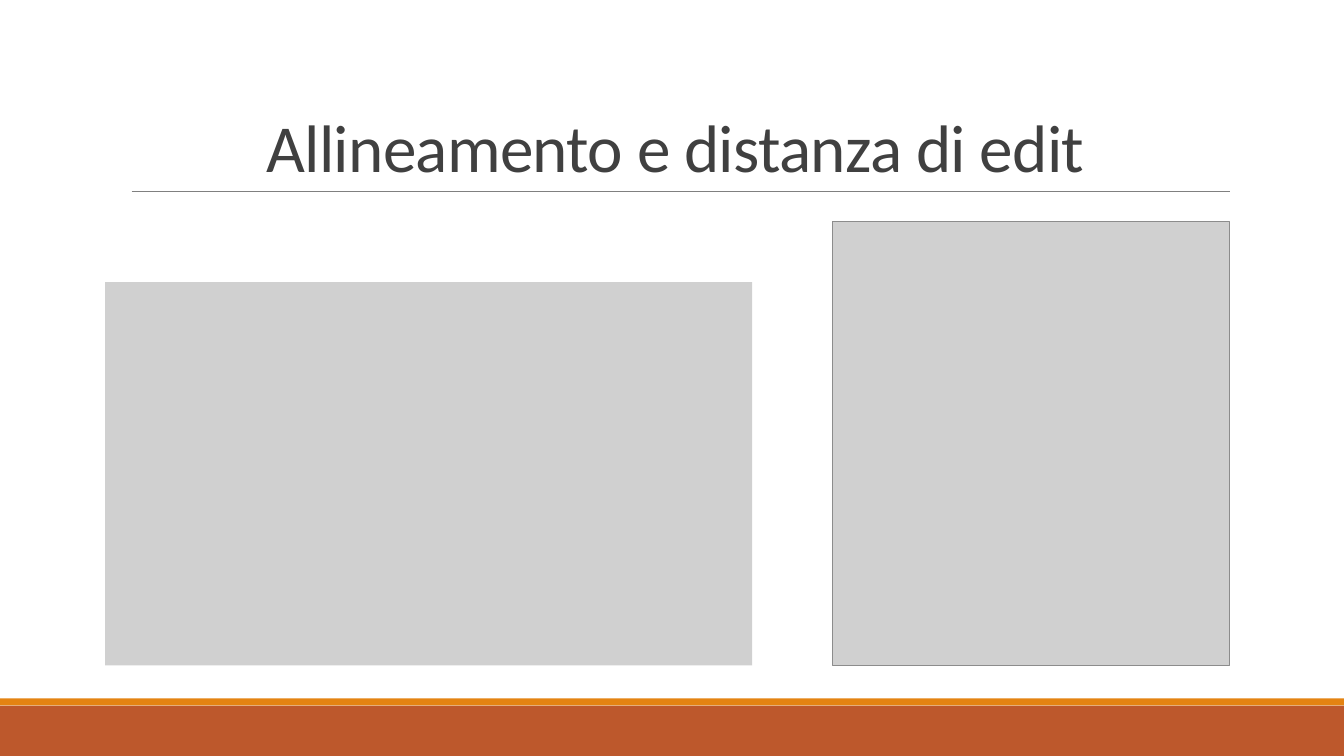
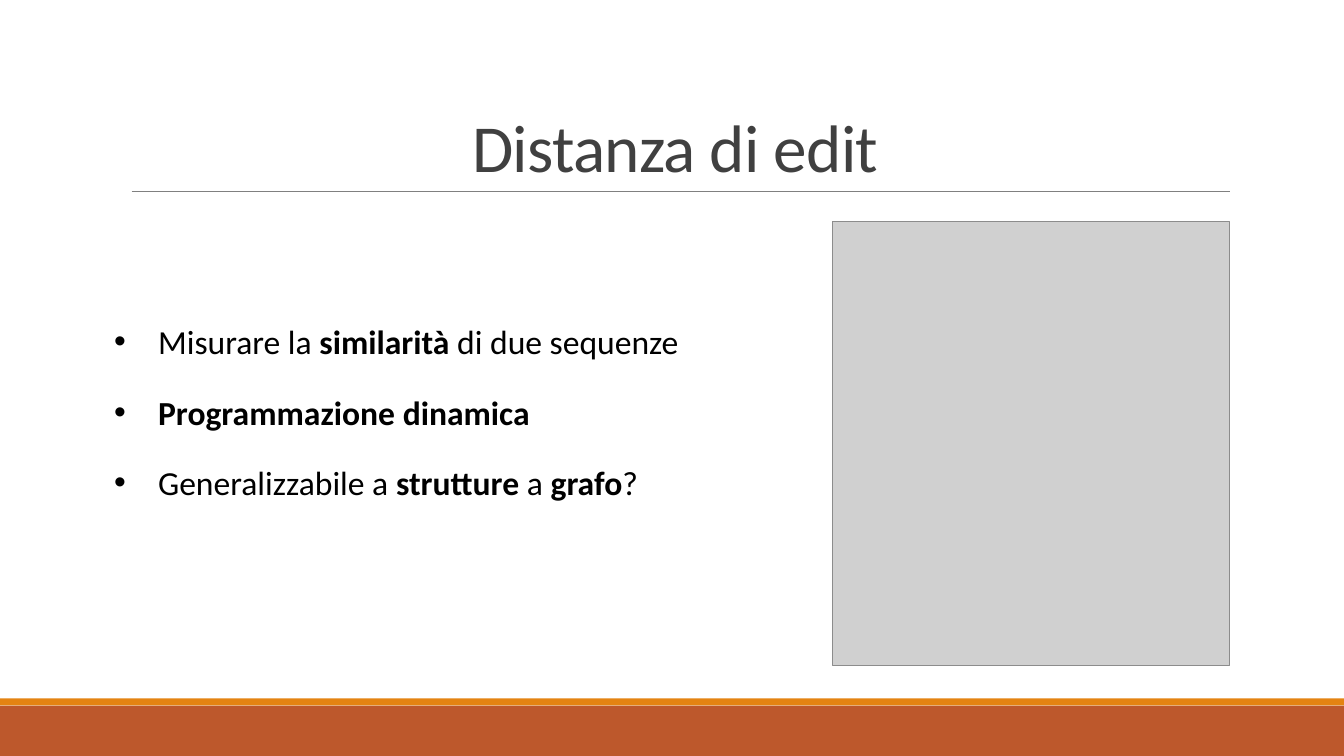
Before and after one commit to iFoxz17/WF_Recgraph, a slide deck: slide 3 of thesis_presentation.pptx. Drawn at 1344x756 pixels with LibreOffice and Linux fonts; fonts in the diff are those of the drawing; grey boxes stand for pictures; background and template pictures are left out. Boxes give left, top, right and bottom in pixels: in the first picture for what was removed or moved away, otherwise in the second. Text is boxed around its words. In the diff, an @@ line names an element or a change of style, - is before the commit and + after.

```diff
--- a/thesis_presentation.pptx
+++ b/thesis_presentation.pptx
@@ title at [472, 125, 878, 173]: text changed @@
-Allineamento e distanza di edit
+Distanza di edit
@@ picture removed at [105, 282, 752, 665] @@
@@ text added at [158, 330, 679, 501], 24 pt, text #000000, bold @@
+• Misurare la similarità di due sequenze
+• Programmazione dinamica
+• Generalizzabile a strutture a grafo?
```
Also in this commit, not shown: 8 other slides changed, 7 slides added, 1 slide removed, 1 other file.
